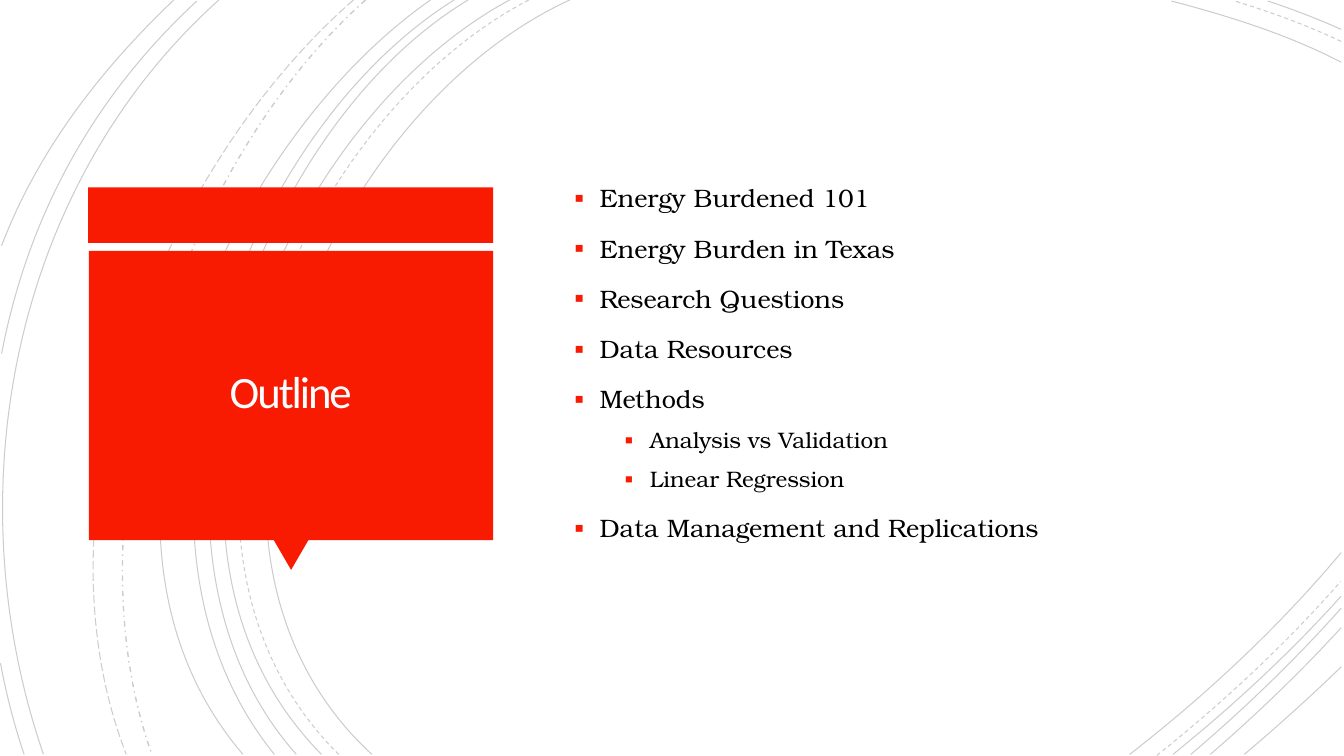
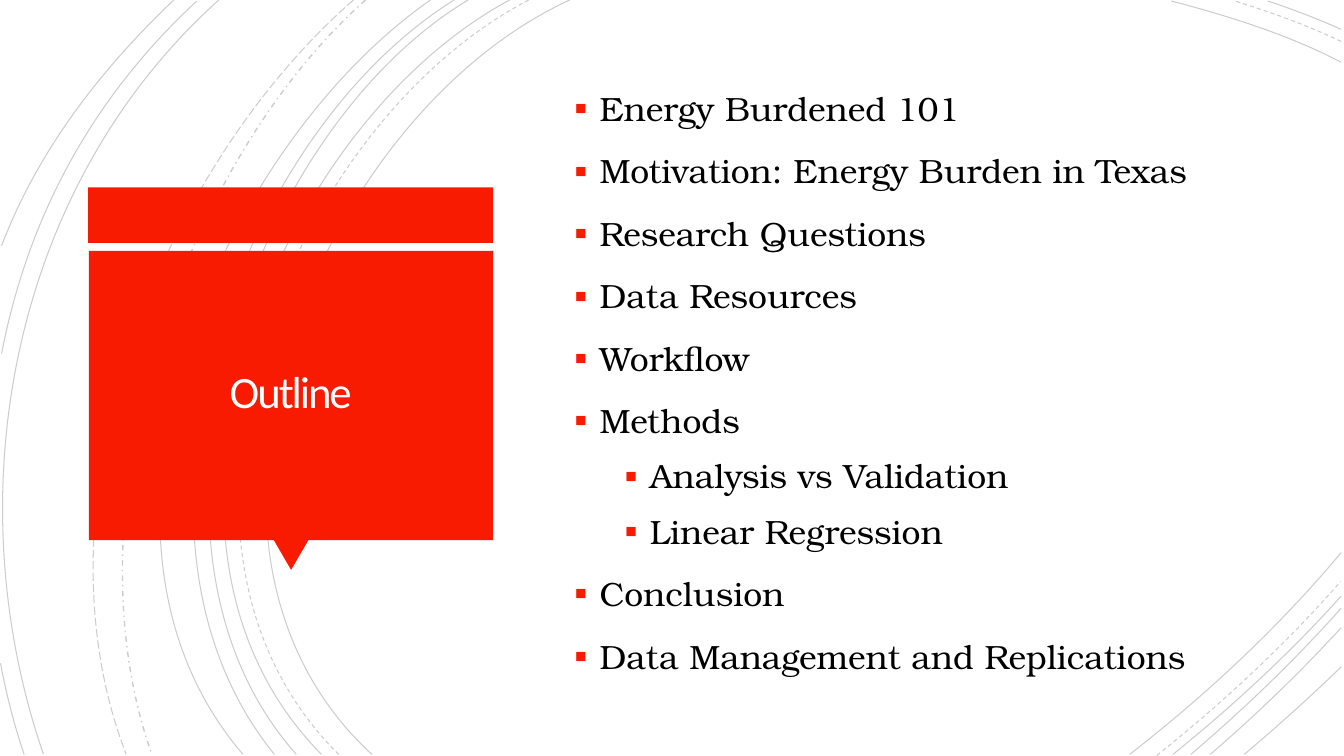
Before and after one commit to cnagbim/Data-Management-Final-Project-Agbim, a slide deck: slide 2 of writing_literature_present/final_presentation.pptx. Drawn at 1344x756 pixels with LibreOffice and Linux fonts; fonts in the diff are those of the drawing. Boxes give left, top, right and bottom in pixels: in the first picture for what was removed or moved away, otherwise in the second. Text is boxed around its words. In the diff, an @@ line names an element or a change of style, - is before the commit and + after.

```diff
--- a/writing_literature_present/final_presentation.pptx
+++ b/writing_literature_present/final_presentation.pptx
@@ text at bbox=[600, 97, 1186, 677]: size 18 to 24 pt in "Energy Burdened 101", "Research Questions", "Data Resources", "Methods" and 1 more places; size 16 to 24 pt in "Analysis vs Validation", "Linear Regression" @@
@@ text at bbox=[600, 159, 1187, 191]: text changed; size 18 to 24 pt @@
-▪ Energy Burden in Texas
+▪ Motivation: Energy Burden in Texas
@@ text at bbox=[600, 346, 750, 372]: paragraph added @@
+▪ Workflow
@@ text at bbox=[600, 582, 785, 607]: paragraph added @@
+▪ Conclusion
```
Also in this commit, not shown: 12 other slides changed, 3 slides added, 3 slides removed, 1 other file.
